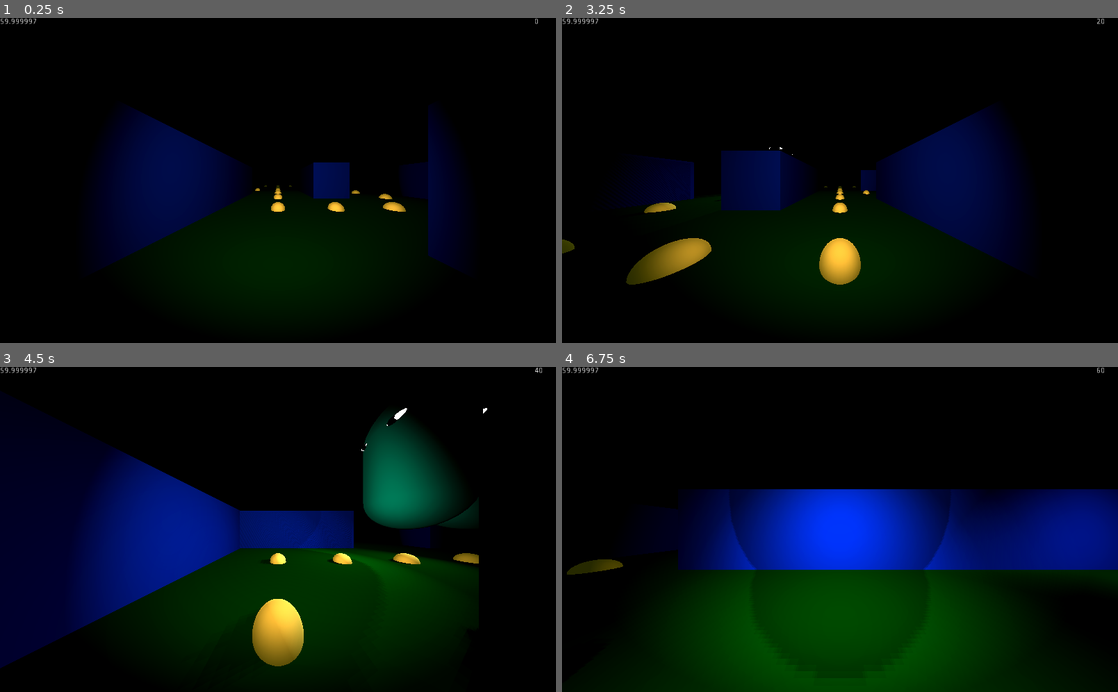
Above: before the commit, frames 1-4 (two rows, left to right).
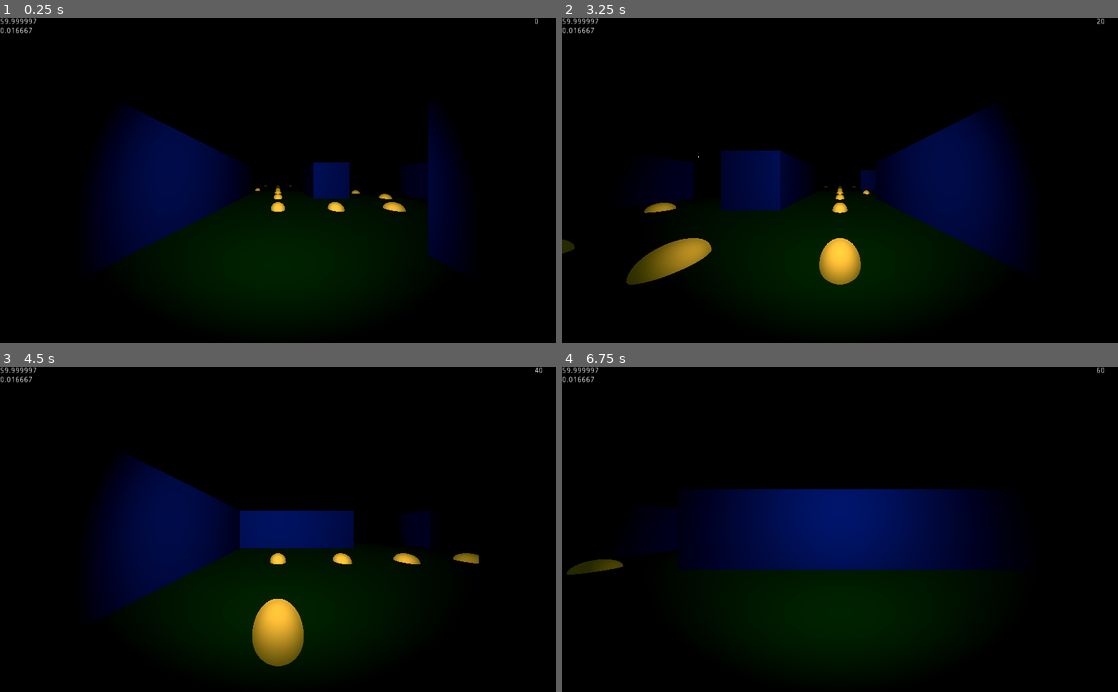
Above: after the commit, the same moments.

Repository: ToBaDi/pacman_3d_first_person
Game: Godot game, scene res://main.tscn
The game is run twice, just before and just after one commit, with the same random seed, the same clock (stepped at 60 frames per second) and the same inputs.
Inputs:
- Up to frame 1 (0.25 s): no input
- Up to frame 2 (3.25 s): tap Enter (ui_accept) at 0.5, 0.77, 1.52, 3.02 s; hold Right (ui_right) 0.53-1.28 s; hold Down (ui_down) 1.28-2.03 s; hold Right (ui_right) from 2.03 s (still down)
- Up to frame 3 (4.5 s): release Right (ui_right) at 3.53 s; hold Left (ui_left) from 3.53 s (still down); tap Enter (ui_accept) at 3.77 s
- Up to frame 4 (6.75 s): tap Enter (ui_accept) at 4.52, 6.02 s; release Left (ui_left) at 5.03 s; hold Down (ui_down) 5.03-5.78 s; hold Right (ui_right) from 5.78 s (still down)

The runs differ from the first frame. In frame 1, less than 0.1% of the frame differs, in the area x 0-6%, y 2-5%; in frame 2, 0.1%; in frame 3, 31%; in frame 4, 40%, in the area x 0-100%, y 2-100%.

Commit message:
scatter by default

Diff:
--- a/ghost.gd
+++ b/ghost.gd
@@ -7,11 +7,20 @@
 const ROTATION_DURATION : float = .25
 
 export(Material) var material : Material
+export(Vector3) var scatter_pos : Vector3
 
-var target_pos : Vector3 = Vector3.ZERO
-var back_dir : float = 270
+var target_pos : Vector3
+var back_dir : float = -1
 var teleport : Vector3 = Vector3.ZERO
 var rot : int = 0
+
+
+func _enter_tree() -> void:
+	target_pos = scatter_pos
+	$Body.transform.basis.z = transform.basis.z
+	$LeftMirror.transform.basis.z = transform.basis.z
+	$RightMirror.transform.basis.z = transform.basis.z
+	transform.basis = Transform.IDENTITY.basis
 
 
 func _ready() -> void:
--- a/main.gd
+++ b/main.gd
@@ -8,8 +8,13 @@
 onready var hud : CanvasLayer = $HUD
 
 
-func _ready() -> void:
-	print($Dots.get_child_count())
+#func _ready() -> void:
+#	print($Dots.get_child_count())
+#	for c in get_children():
+#		if c == $HUD or c == $UI:
+#			continue
+#		(c as Node).queue_free()
+#		remove_child(c)
 
 
 func _exit_tree() -> void:
--- a/main.tscn
+++ b/main.tscn
@@ -17,7 +17,7 @@
 	if delta == 0:
 		text = \"0\"
 	else:
-		text = String(1/delta)
+		text = \"{}\\n{}\".format([1/delta, delta], \"{}\")
 "
 
 [sub_resource type="Environment" id=2]
@@ -46,8 +46,8 @@
 [sub_resource type="PhysicsMaterial" id=8]
 friction = 0.0
 
-[sub_resource type="ConvexPolygonShape" id=9]
-points = PoolVector3Array( -1, 1.5, 1, 1, 1.5, -1, 1, 1.5, 1, -1, 1.5, -1, -1, -1.5, 1, 1, -1.5, -1, 1, -1.5, 1, -1, -1.5, -1, 1, 1.5, 1, -1, 1.5, -1, 1, 1.5, -1, -1, 1.5, 1, 1, -1.5, 1, -1, -1.5, -1, 1, -1.5, -1, -1, -1.5, 1, 1, 1.5, 1, -1, -1.5, 1, -1, 1.5, 1, 1, -1.5, 1, 1, 1.5, -1, -1, -1.5, -1, -1, 1.5, -1, 1, -1.5, -1 )
+[sub_resource type="ConvexPolygonShape" id=15]
+points = PoolVector3Array( -1, 1, 1, 1, 1, -1, 1, 1, 1, -1, 1, -1, -1, -1, 1, 1, -1, -1, 1, -1, 1, -1, -1, -1, 1, 1, 1, -1, 1, -1, 1, 1, -1, -1, 1, 1, 1, -1, 1, -1, -1, -1, 1, -1, -1, -1, -1, 1, 1, 1, 1, -1, -1, 1, -1, 1, 1, 1, -1, 1, 1, 1, -1, -1, -1, -1, -1, 1, -1, 1, -1, -1 )
 
 [sub_resource type="BoxShape" id=10]
 extents = Vector3( 0.5, 0.5, 0.5 )
@@ -56,7 +56,13 @@
 albedo_color = Color( 1, 0, 0, 1 )
 
 [sub_resource type="SpatialMaterial" id=12]
+albedo_color = Color( 1, 0, 1, 1 )
+
+[sub_resource type="SpatialMaterial" id=13]
 albedo_color = Color( 0, 1, 1, 1 )
+
+[sub_resource type="SpatialMaterial" id=14]
+albedo_color = Color( 1, 0.498039, 0, 1 )
 
 [node name="Main" type="Node"]
 script = ExtResource( 1 )
@@ -1040,27 +1046,26 @@
 transform = Transform( 0.5, 0, 0, 0, 1, 0, 0, 0, 6.5, 14, 0, 0 )
 
 [node name="Wall2" parent="GhostHouse" instance=ExtResource( 3 )]
-transform = Transform( 3.5, 0, 0, 0, 1, 0, 0, 0, 0.5, 18, 0, -6 )
+transform = Transform( 4.5, 0, 0, 0, 1, 0, 0, 0, 0.5, 18, 0, -7 )
 
 [node name="Wall3" parent="GhostHouse" instance=ExtResource( 3 )]
-transform = Transform( 3.5, 0, 0, 0, 1, 0, 0, 0, 0.5, 18, 0, 6 )
+transform = Transform( 4.5, 0, 0, 0, 1, 0, 0, 0, 0.5, 18, 0, 7 )
 
 [node name="Wall4" parent="GhostHouse" instance=ExtResource( 3 )]
-transform = Transform( 0.5, 0, 0, 0, 1, 0, 0, 0, 1.5, 21, 0, 4 )
+transform = Transform( 0.5, 0, 0, 0, 1, 0, 0, 0, 1.5, 22, 0, 5 )
 
 [node name="Wall5" parent="GhostHouse" instance=ExtResource( 3 )]
-transform = Transform( 0.5, 0, 0, 0, 1, 0, 0, 0, 1.5, 21, 0, -4 )
+transform = Transform( 0.5, 0, 0, 0, 1, 0, 0, 0, 1.5, 22, 0, -5 )
 
 [node name="InvisibleWall" type="StaticBody" parent="GhostHouse"]
-transform = Transform( 0.5, 0, 0, 0, 1, 0, 0, 0, 2.5, 21, 0, 0 )
+transform = Transform( 0.5, 0, 0, 0, 1, 0, 0, 0, 3.5, 22, 0, 0 )
 physics_material_override = SubResource( 8 )
 __meta__ = {
-"_edit_group_": true,
-"_edit_lock_": true
+"_edit_group_": true
 }
 
 [node name="Mesh" type="MeshInstance" parent="GhostHouse/InvisibleWall"]
-transform = Transform( 1, 0, 0, 0, 1, 0, 0, 0, 1, 0, 1.5, 0 )
+transform = Transform( 1, 0, 0, 0, 1, 0, 0, 0, 1, 0, 1, 0 )
 visible = false
 mesh = ExtResource( 5 )
 material/0 = null
@@ -1069,8 +1074,8 @@
 }
 
 [node name="CollisionShape" type="CollisionShape" parent="GhostHouse/InvisibleWall"]
-transform = Transform( 1, 0, 0, 0, 1, 0, 0, 0, 1, 0, 1.5, 0 )
-shape = SubResource( 9 )
+transform = Transform( 1, 0, 0, 0, 1, 0, 0, 0, 1, 0, 1, 0 )
+shape = SubResource( 15 )
 __meta__ = {
 "_edit_lock_": true
 }
@@ -1142,25 +1147,32 @@
 projection = 1
 size = 80.0
 
-[node name="Ghost" parent="." instance=ExtResource( 6 )]
-transform = Transform( 1, 0, 0, 0, 1, 0, 0, 0, 1, 12, 0, 1 )
+[node name="Oikake" parent="." instance=ExtResource( 6 )]
+transform = Transform( -4.37114e-08, 0, -1, 0, 1, 0, 1, 0, -4.37114e-08, 24, 0, 5 )
 input_ray_pickable = false
 material = SubResource( 11 )
-
-[node name="Ghost2" parent="." instance=ExtResource( 6 )]
-transform = Transform( 1, 0, 0, 0, 1, 0, 0, 0, 1, 6, 0, 25 )
+scatter_pos = Vector3( 54, 0, 23 )
+
+[node name="Machibuse" parent="." instance=ExtResource( 6 )]
+transform = Transform( -4.37114e-08, 0, -1, 0, 1, 0, 1, 0, -4.37114e-08, 24, 0, -3 )
 input_ray_pickable = false
 material = SubResource( 12 )
-
-[node name="Ghost3" parent="." instance=ExtResource( 6 )]
-transform = Transform( 1, 0, 0, 0, 1, 0, 0, 0, 1, 36, 0, 1 )
+scatter_pos = Vector3( 54, 0, -23 )
+
+[node name="Kimagure" parent="." instance=ExtResource( 6 )]
+transform = Transform( -4.37114e-08, 0, -1, 0, 1, 0, 1, 0, -4.37114e-08, 24, 0, -5 )
 input_ray_pickable = false
-material = SubResource( 11 )
-
-[node name="Ghost4" parent="." instance=ExtResource( 6 )]
-transform = Transform( 1, 0, 0, 0, 1, 0, 0, 0, 1, 18, 0, 15 )
+material = SubResource( 13 )
+scatter_pos = Vector3( -16, 0, 27 )
+
+[node name="Otoboke" parent="." instance=ExtResource( 6 )]
+transform = Transform( -4.37114e-08, 0, -1, 0, 1, 0, 1, 0, -4.37114e-08, 24, 0, 3 )
 input_ray_pickable = false
-material = SubResource( 12 )
+material = SubResource( 14 )
+scatter_pos = Vector3( -16, 0, -27 )
+
+[node name="Position3D" type="Position3D" parent="."]
+transform = Transform( 1, 0, 0, 0, 1, 0, 0, 0, 1, -16, 0, 27 )
 [connection signal="area_entered" from="Player" to="Player" method="_on_Player_area_entered" flags=3]
 [connection signal="eat_cookie" from="Player" to="." method="_on_Player_eat_cookie" flags=3]
 [connection signal="tween_all_completed" from="Player/Tween" to="Player" method="_on_Tween_tween_all_completed" flags=3]
Not shown: 1 places in main.tscn that only renumber resources
